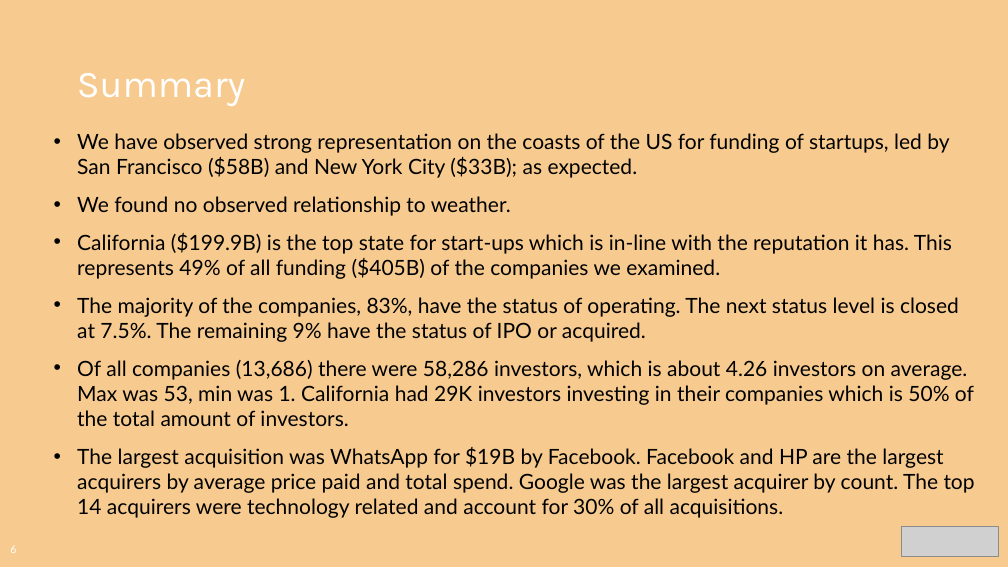
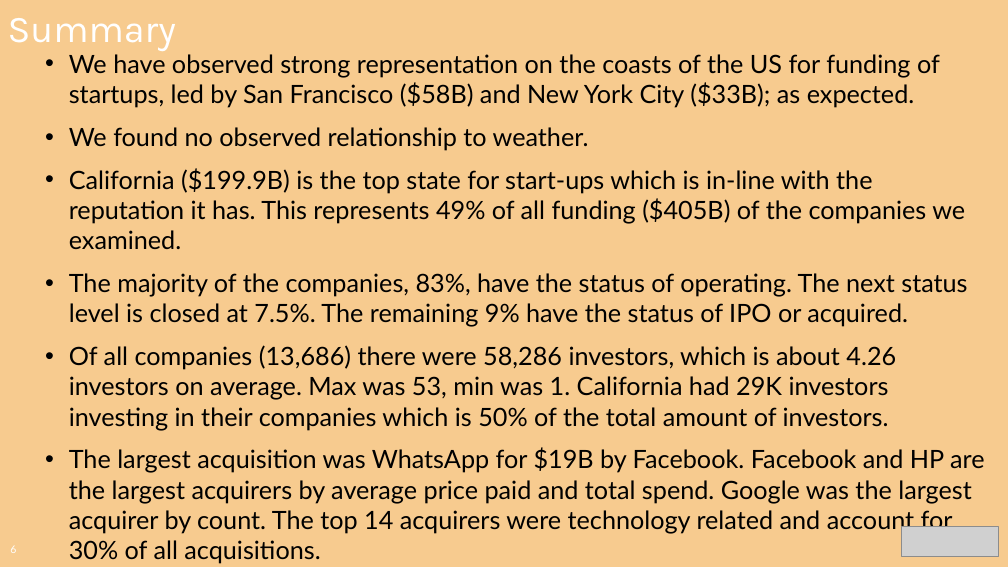
Before and after one commit to CharlesPBiggar/Data-Analytics-Project-1, a slide deck: slide 6 of Presentation/GiterDun Presentation.pptx. Drawn at 1008x567 pixels with LibreOffice and Linux fonts; fonts in the diff are those of the drawing; grey boxes stand for pictures; background and template pictures are left out. Boxes give left, top, right and bottom in pixels: in the first picture for what was removed or moved away, otherwise in the second. Text is boxed around its words. In the diff, an @@ line names an element or a change of style, - is before the commit and + after.

```diff
--- a/Presentation/GiterDun Presentation.pptx
+++ b/Presentation/GiterDun Presentation.pptx
@@ title "Summary": place and size @@
-title "Summary" at <box>77,73,245,106</box>
+title "Summary" at <box>8,18,176,51</box>
@@ text "We have observed strong representation ...": place and size @@
-text "We have observed strong representation ..." at <box>77,133,975,518</box>
+text "We have observed strong representation ..." at <box>69,54,985,564</box>
@@ text "We have observed strong representation ..." at <box>69,54,985,564</box>: size 20 to 24 pt @@
```
Also in this commit, not shown: 14 other slides changed, 2 other files.
